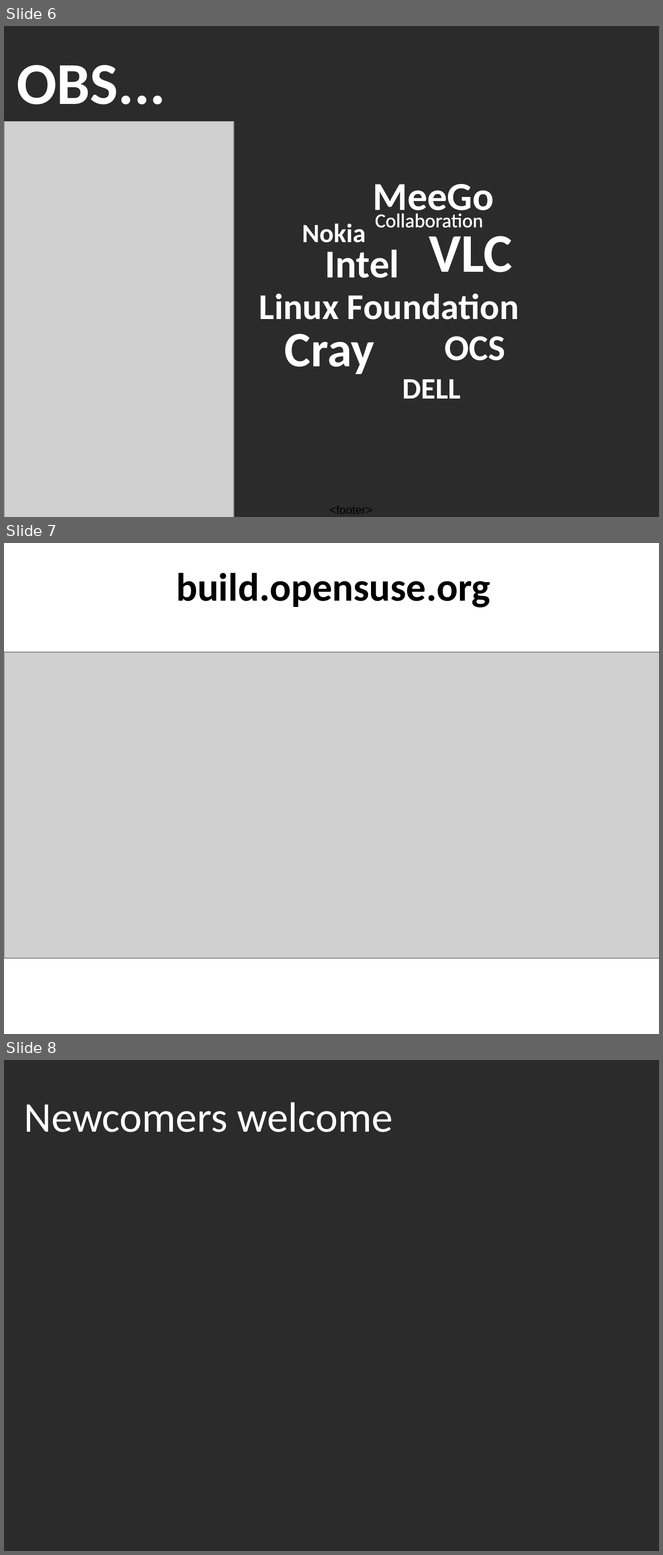
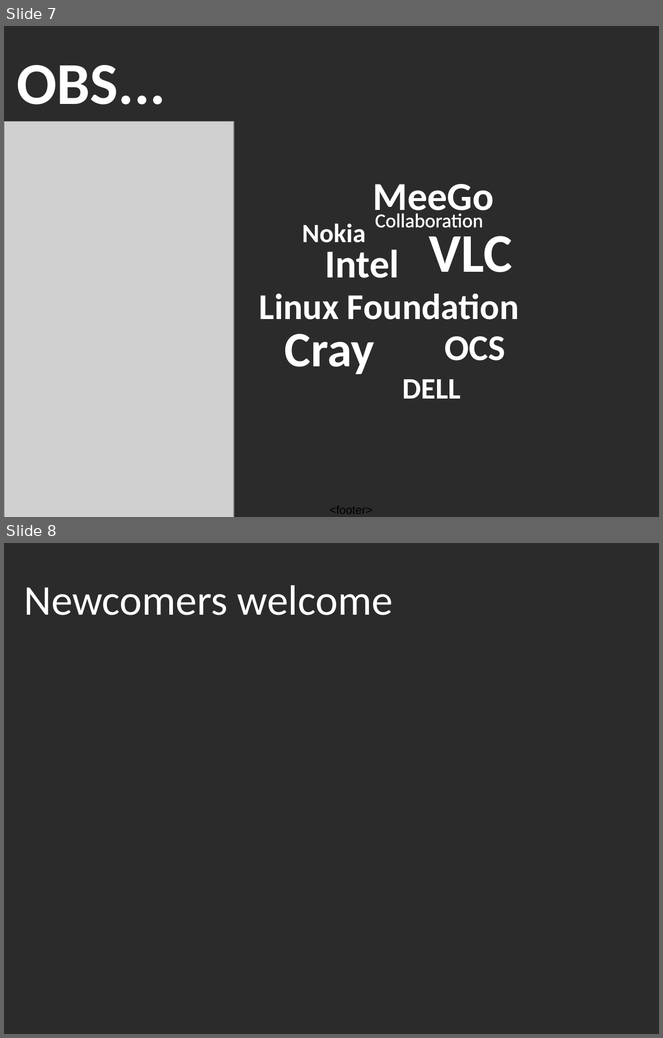
Before and after one commit to openSUSE/artwork, a slide deck: slides/openSUSE OBS short.odp. Shown one above the other, each under a label of ours: slides 6, 7 and 8 before the commit, slides 7 and 8 after it. The pictures are 663x1555 and 663x1038 pixels, drawn with LibreOffice and Linux fonts; fonts in the diff are those of the drawing; grey boxes stand for pictures; background and template pictures are left out; a plain dark background stands for a picture behind light text. Boxes give left, top, right and bottom in pixels: in the first picture for what was removed or moved away, otherwise in the second. Text is boxed around its words. In the diff, an @@ line names an element or a change of style, - is before the commit and + after.

```diff
--- a/slides/openSUSE OBS short.odp
+++ b/slides/openSUSE OBS short.odp
@@ slide 7 removed at (4, 543, 659, 1034), background #FFFFFF @@
@@ text removed at (176, 573, 490, 607) @@
-build.opensuse.org
@@ picture removed at (4, 652, 659, 958) @@
@@ what was slide 6 is now slide 7 @@
```
Also in this commit, not shown: 1 slide added, 1 other file.
